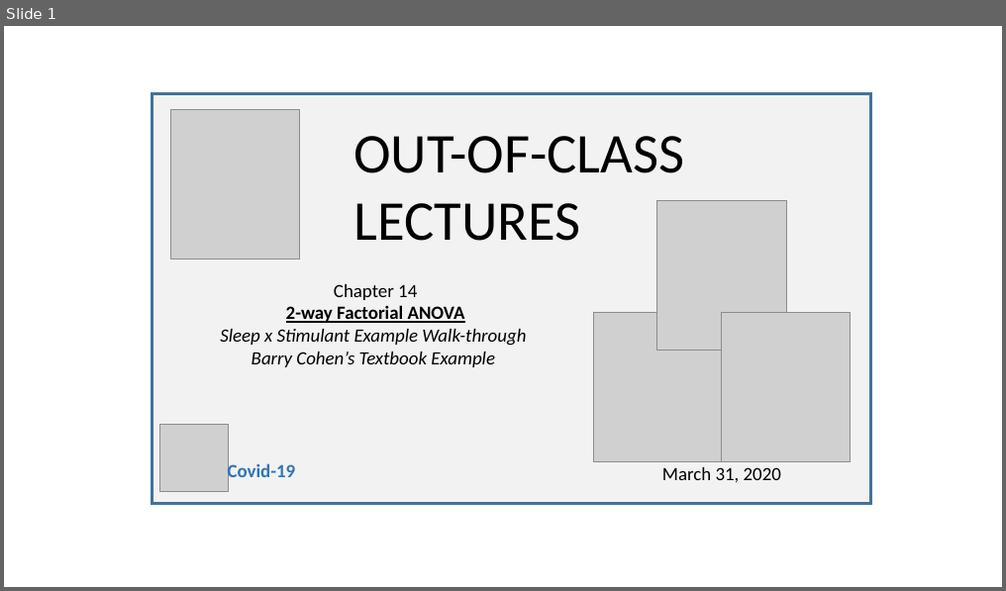
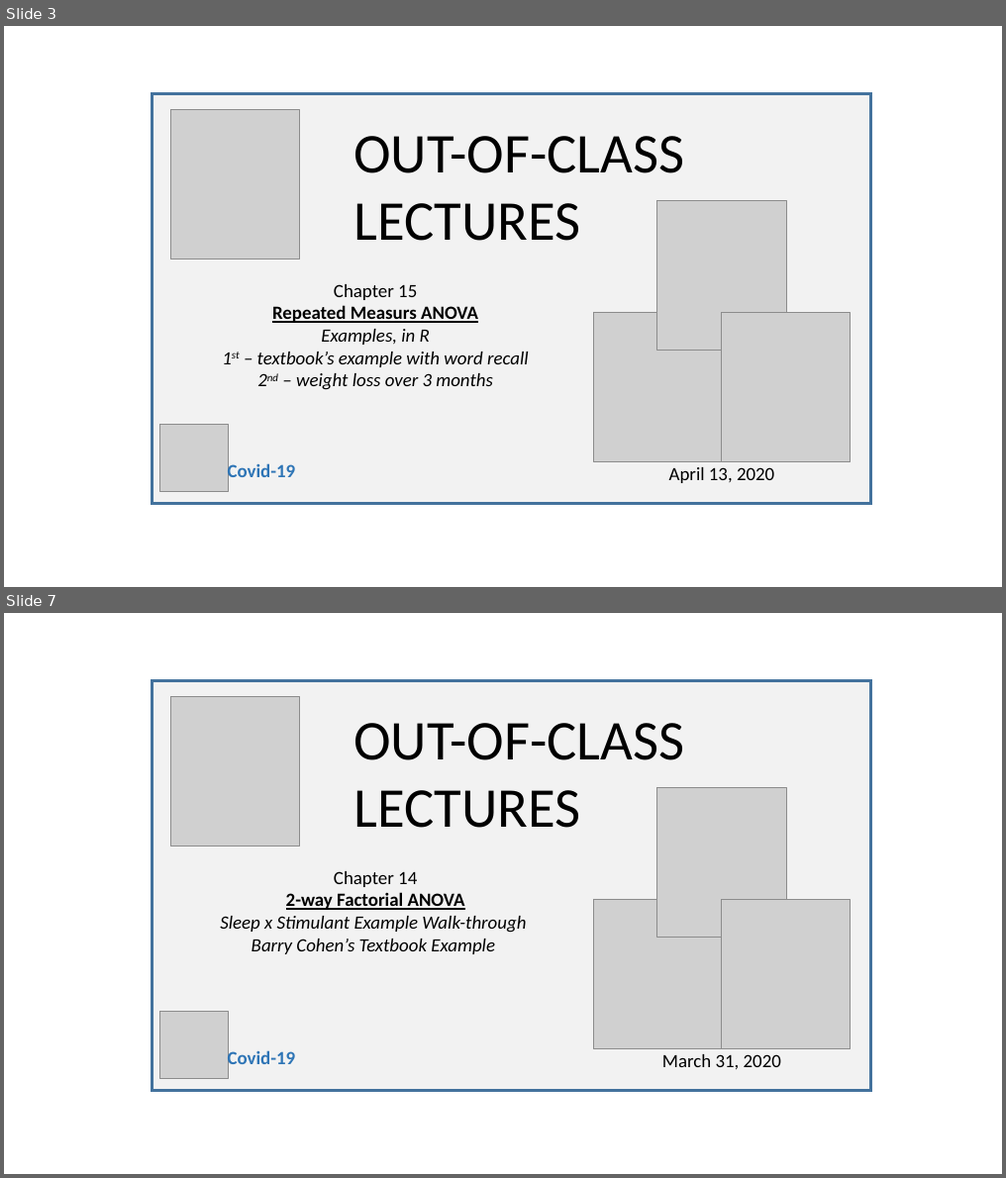
Before and after one commit to SarBearSchwartz/SarBearSchwartz.github.io, a slide deck: static/img/youtube_thumbnails/video_thumbnail_building.pptx. Shown one above the other, each under a label of ours: slide 1 before the commit, slides 3 and 7 after it; the slides between them are not shown. The pictures are 1006x591 and 1006x1178 pixels, drawn with LibreOffice and Linux fonts; fonts in the diff are those of the drawing; grey boxes stand for pictures. Boxes give left, top, right and bottom in pixels: in the first picture for what was removed or moved away, otherwise in the second. Text is boxed around its words. In the diff, an @@ line names an element or a change of style, - is before the commit and + after.

```diff
--- a/static/img/youtube_thumbnails/video_thumbnail_building.pptx
+++ b/static/img/youtube_thumbnails/video_thumbnail_building.pptx
@@ slide 3 added at (4,26,1002,587), background #FFFFFF @@
@@ rectangle added at (152,93,871,503), fill #F2F2F2, outline #43739E 3 pt @@
@@ picture added at (171,110,300,260) @@
@@ text added at (353,136,684,241), 54 pt, text #000000 @@
+OUT-OF-CLASS LECTURES
@@ picture added at (657,201,787,351) @@
@@ text added at (257,284,529,390), 18 pt, text #000000, italic @@
+Chapter 15
+Repeated Measurs ANOVA
+Examples, in R
+1st – textbook’s example with word recall
+2nd – weight loss over 3 months
@@ picture added at (593,312,723,462) @@
@@ picture added at (721,313,850,463) @@
@@ picture added at (160,424,228,491) @@
@@ text added at (228,463,296,483), 18 pt, text #2E75B6, bold @@
+Covid-19
@@ text added at (669,468,774,483), 18 pt, text #000000 @@
+April 13, 2020
@@ what was slide 1 is now slide 7 @@
```
Also in this commit, not shown: 5 other slides added, 6 other files.
